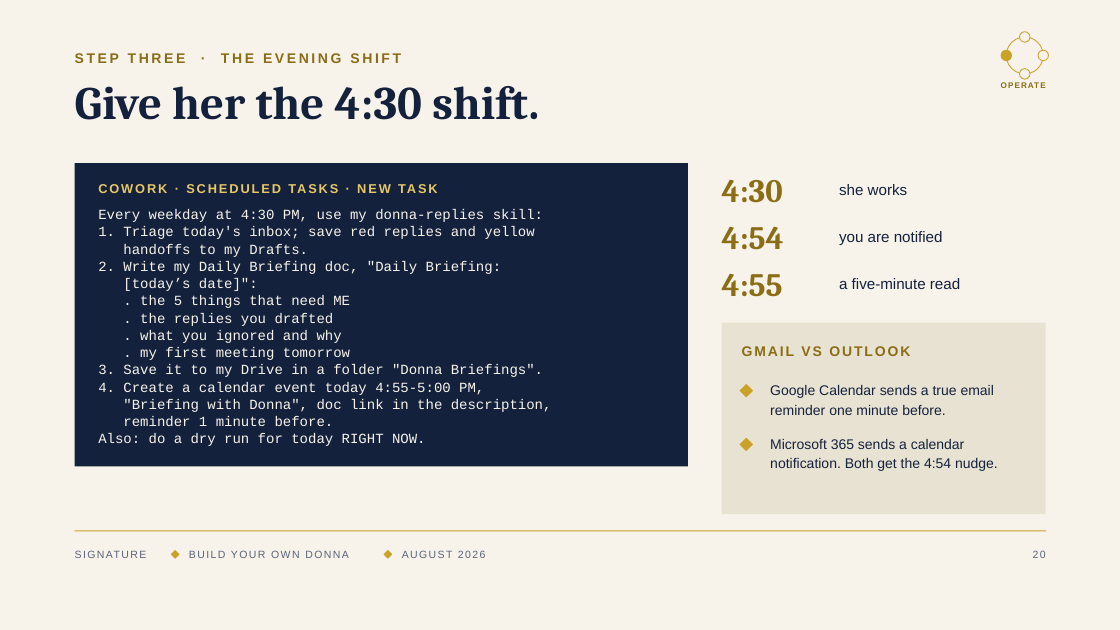
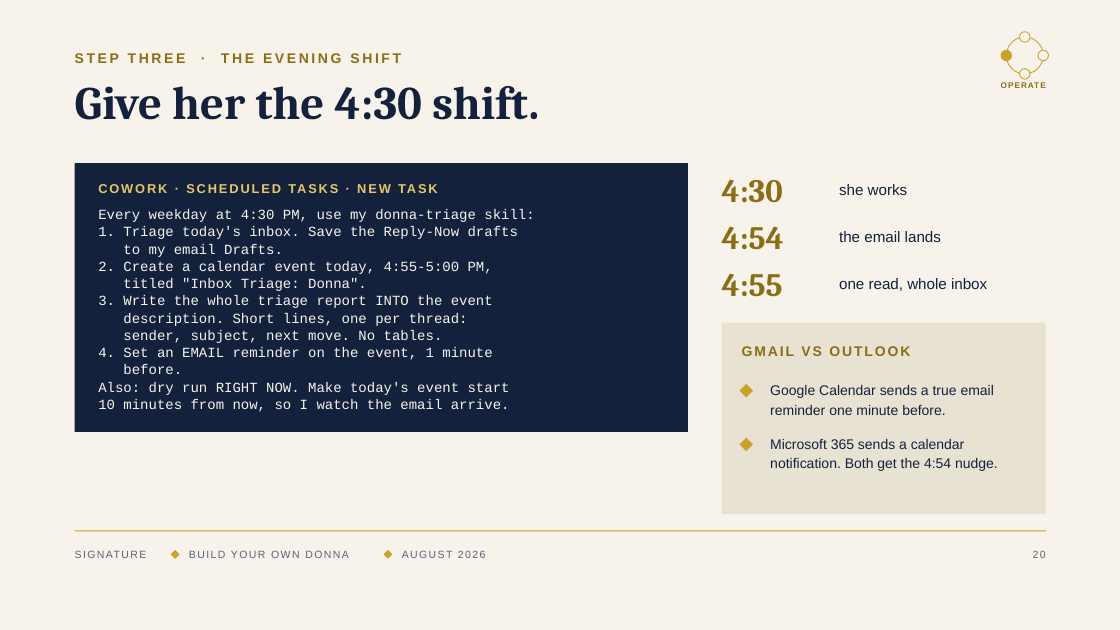
Before and after one commit to denisekgosnell/Donna, a slide deck: slide 20 of decks/build-your-own-donna-v2.pptx. Drawn at 1120x630 pixels with LibreOffice and Linux fonts; fonts in the diff are those of the drawing. Boxes give left, top, right and bottom in pixels: in the first picture for what was removed or moved away, otherwise in the second. Text is boxed around its words. In the diff, an @@ line names an element or a change of style, - is before the commit and + after.

```diff
--- a/decks/build-your-own-donna-v2.pptx
+++ b/decks/build-your-own-donna-v2.pptx
@@ rectangle: place and size @@
-rectangle at bbox=[75, 163, 688, 466]
+rectangle at bbox=[75, 163, 688, 432]
@@ text at bbox=[98, 209, 534, 412]: text changed @@
-Every weekday at 4:30 PM, use my donna-replies skill:
-1. Triage today's inbox; save red replies and yellow
-handoffs to my Drafts.
-2. Write my Daily Briefing doc, "Daily Briefing:
-[today’s date]":
-. the 5 things that need ME
-. the replies you drafted
-. what you ignored and why
-. my first meeting tomorrow
-3. Save it to my Drive in a folder "Donna Briefings".
-4. Create a calendar event today 4:55-5:00 PM,
-"Briefing with Donna", doc link in the description,
-reminder 1 minute before.
-Also: do a dry run for today RIGHT NOW.
+Every weekday at 4:30 PM, use my donna-triage skill:
+1. Triage today's inbox. Save the Reply-Now drafts
+to my email Drafts.
+2. Create a calendar event today, 4:55-5:00 PM,
+titled "Inbox Triage: Donna".
+3. Write the whole triage report INTO the event
+description. Short lines, one per thread:
+sender, subject, next move. No tables.
+4. Set an EMAIL reminder on the event, 1 minute
+before.
+Also: dry run RIGHT NOW. Make today's event start
+10 minutes from now, so I watch the email arrive.
@@ text at bbox=[839, 231, 941, 242]: text changed @@
-you are notified
+the email lands
@@ text at bbox=[839, 278, 987, 291]: text changed @@
-a five-minute read
+one read, whole inbox
```
Also in this commit, not shown: 3 other slides changed, 1 slide added, 1 slide removed, 15 other files.
